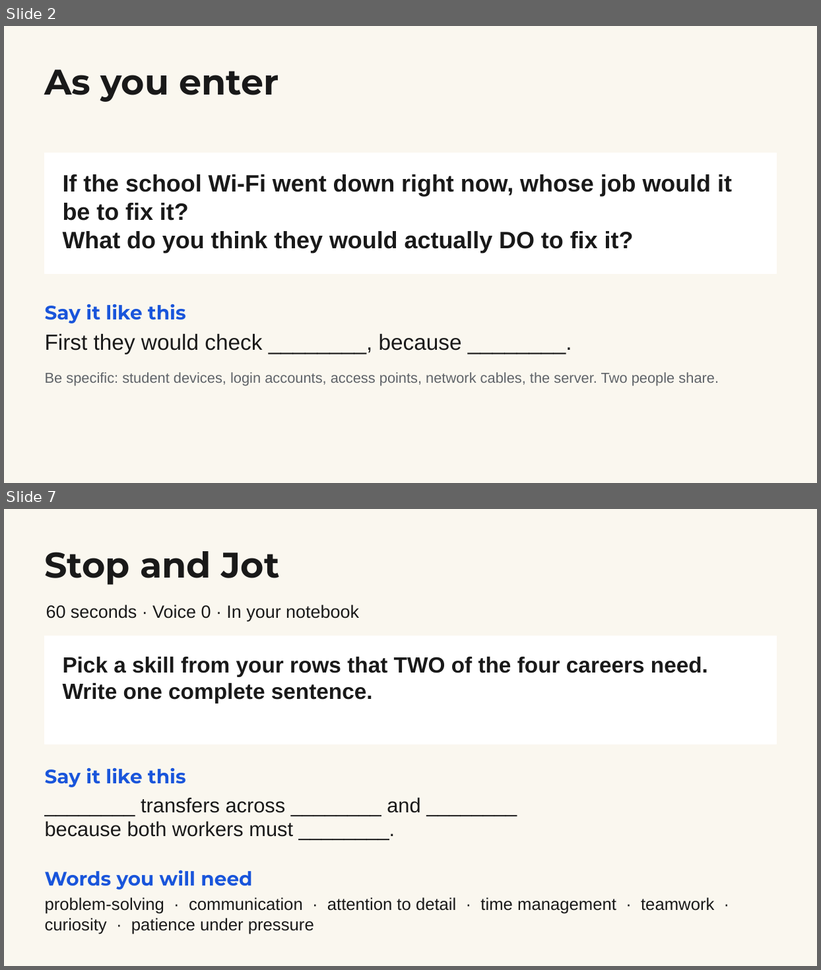
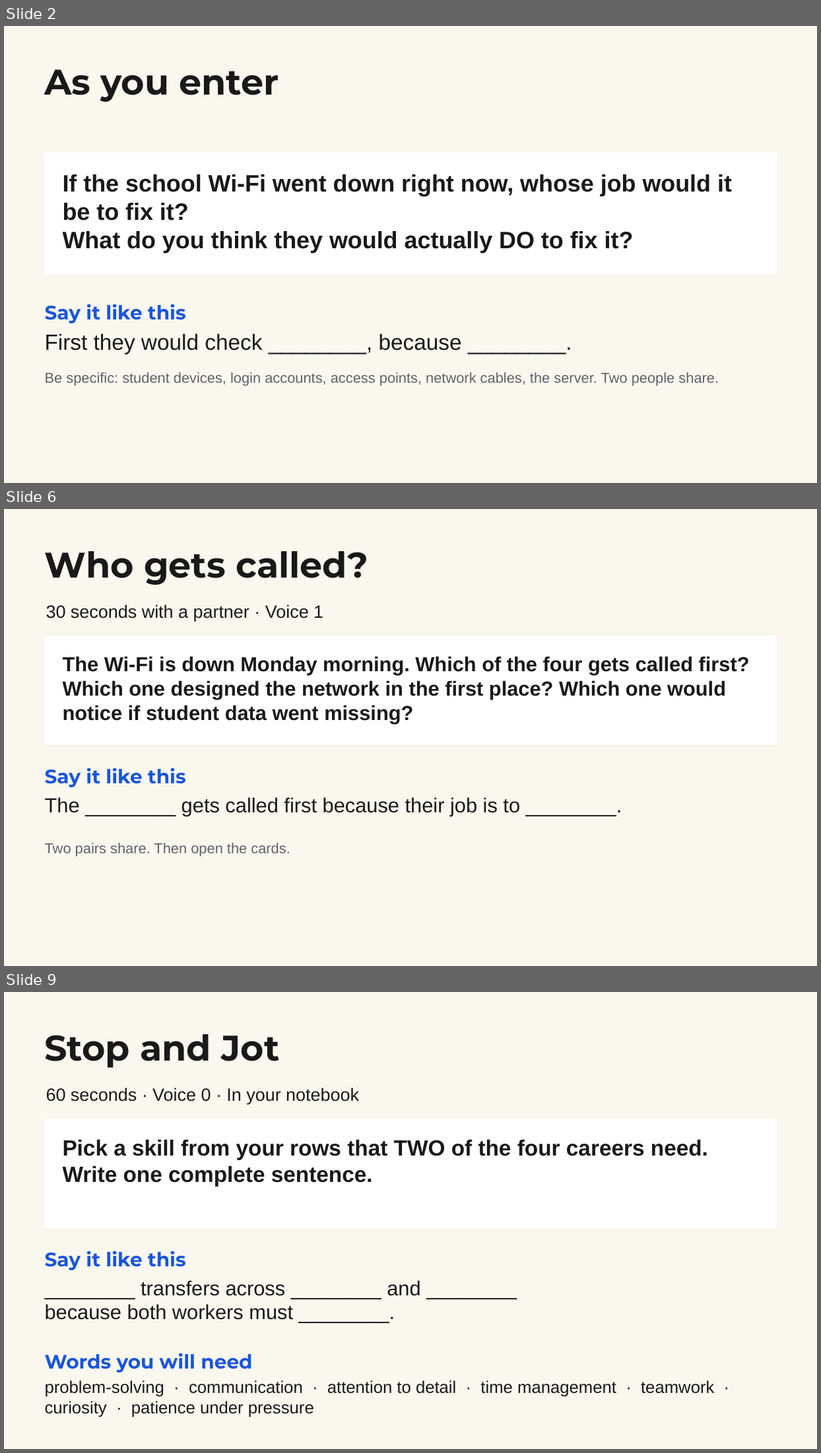
Before and after one commit to elbrielle/cce-curriculum, a slide deck: docs/resources/slides/1sw-wk3-day1.pptx. Shown one above the other, each under a label of ours: slides 2 and 7 before the commit, slides 2, 6 and 9 after it; the slides between them are not shown. The pictures are 821x970 and 821x1453 pixels, drawn with LibreOffice and Linux fonts; fonts in the diff are those of the drawing. Boxes give left, top, right and bottom in pixels: in the first picture for what was removed or moved away, otherwise in the second. Text is boxed around its words. In the diff, an @@ line names an element or a change of style, - is before the commit and + after.

```diff
--- a/docs/resources/slides/1sw-wk3-day1.pptx
+++ b/docs/resources/slides/1sw-wk3-day1.pptx
@@ slide 6 added at box(4, 509, 817, 966), background #FAF7EF @@
@@ text added at box(45, 551, 368, 585), 42 pt, text #191919, bold @@
+Who gets called?
@@ text added at box(46, 605, 323, 621), 21 pt, text #191919 @@
+30 seconds with a partner · Voice 1
@@ rectangle added at box(45, 636, 777, 744), fill #FFFFFF, outline #FFFFFF 1 pt @@
@@ text added at box(63, 656, 750, 723), 24 pt, text #191919, bold @@
+The Wi-Fi is down Monday morning. Which of the four gets called first? Which one designed the network in the first place? Which one would notice if student data went missing?
@@ text added at box(45, 768, 186, 788), 23 pt, text #1955DB, bold @@
+Say it like this
@@ text added at box(45, 797, 520, 816), 24 pt, text #191919 @@
+The ________ gets called first because their job is to ________.
@@ text added at box(45, 843, 290, 857), 17 pt, text #5F6368 @@
+Two pairs share. Then open the cards.
@@ what was slide 7 is now slide 9 @@
```
Also in this commit, not shown: 5 slides changed, 1 other slide added, 14 other files.
